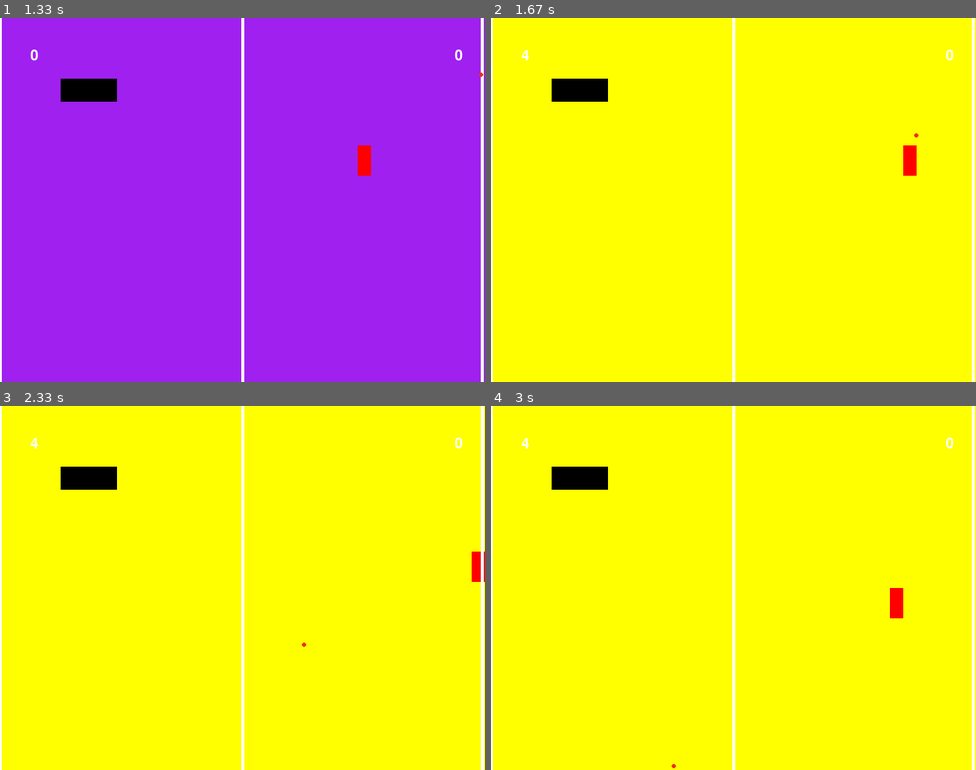
Above: before the commit, frames 1-4 (two rows, left to right).
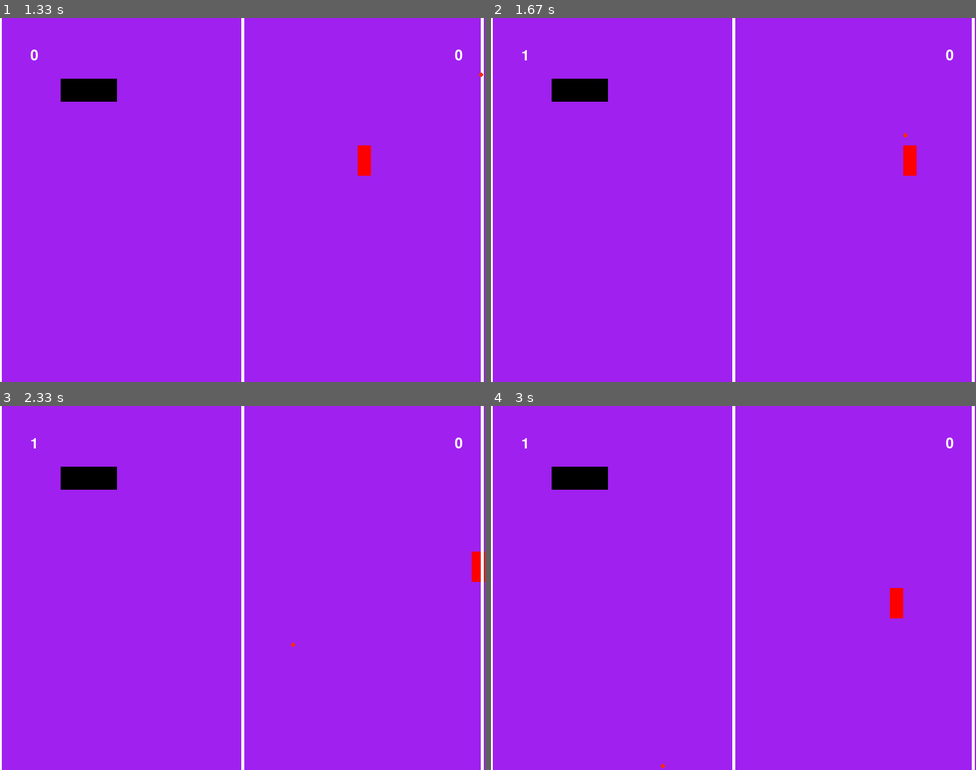
Above: after the commit, the same moments.

Repository: Giorgiod91/PinPongPyGame
Game: pygame game, started from main.py
Two runs of this game, one before a commit and one after it. Both use one fixed random seed, a clock stepped at 60 frames per second and the inputs below.
Inputs:
- Up to frame 1 (1.33 s): hold D 0.33-0.8 s; hold W 0.83-1.13 s; hold D from 1.17 s (still down)
- Up to frame 2 (1.67 s): release D at 1.63 s
- Up to frame 3 (2.33 s): hold D 1.67-2.2 s; hold S from 2.23 s (still down)
- Up to frame 4 (3 s): release S at 2.53 s; hold A 2.57-2.97 s

Frame 1 is identical in both runs. In frame 2, 97% of the frame differs, in the area x 0-100%, y 0-100%; in frame 3, 97%; in frame 4, 97%.

Commit message:
added objects that wil bounce back the ball on hit and added speed boost after specific amount of goals happened then reset the boost

Diff:
--- a/Goals.py
+++ b/Goals.py
@@ -1,18 +1,14 @@
 import pygame
-import random
-from player import Player
-from Objects import Objects
-from balls import Ball
-
 
 class Goals:
     def __init__(self, screen_width, screen_height):
         self.player1Goals = []
         self.player2Goals = []
-        self.goal_One_Position = pygame.Rect(0, 0, 5, screen_height)  # Left side goal area
-        self.goal_Two_Position = pygame.Rect(screen_width - 5, 0, 5, screen_height)  # Right side goal area
+        self.goal_One_Position = pygame.Rect(0, 0, 5, screen_height)
+        self.goal_Two_Position = pygame.Rect(screen_width - 5, 0, 5, screen_height)
         self.goal_scored = False
         self.goal_counter = 0
+        self.speedBoostAvailable = False
 
     def drawGoalLine(self, screen, screen_width, screen_height):
         pygame.draw.line(screen, (255, 255, 255), (400, 0), (400, 600), 5)
@@ -23,28 +19,26 @@
         self.goal_scored = False
         if ball.rect.colliderect(self.goal_One_Position):
             self.player2Goals.append(1)
-
             ball.direction_x *= -1
-
+            ball.rect.x += 10
             self.goal_scored = True
-
+            self.goal_counter += 1
 
         if ball.rect.colliderect(self.goal_Two_Position):
             self.player1Goals.append(1)
+            ball.direction_x *= -1
+            ball.rect.x -= 10
+            self.goal_scored = True
+            self.goal_counter += 1
 
-            ball.direction_x *= -1
-            self.goal_scored = True
-
-
-
+        if self.goal_scored:
+            if self.goal_counter % 3 == 0:
+                self.speedBoostAvailable = True
+                print("Speed Boost Available!")
+            else:
+                self.speedBoostAvailable = False
 
         return self.goal_scored
-
-
-
-
-
-
 
     def draw(self, screen):
         font = pygame.font.Font(None, 36)
--- a/balls.py
+++ b/balls.py
@@ -34,7 +34,7 @@
     def check_collision(self, player):
         pygame.mixer.init()
         if self.rect.colliderect(player.rect):
-            pygame.mixer.music.load('bounce1.Wav')
+
 
 
             # Determine where the ball hit the paddle
--- a/main.py
+++ b/main.py
@@ -1,10 +1,9 @@
 import pygame
-import sys
+import random
 from player import Player
 from Objects import Objects
 from balls import Ball
 from Goals import Goals
-import random
 
 # pygame setup
 pygame.init()
@@ -13,87 +12,71 @@
 pygame.display.set_caption("Ping Pong")
 clock = pygame.time.Clock()
 running = True
-#initialize player, boss, and balls
+
+# Initialize player, objects, and ball
 player = Player(screen_width // 2, screen_height // 2, 22, 50, 5)
 objects = Objects(100, 100, random.randint(1, 100), random.randint(1, 100), 5)
-
-ball = Ball(player.rect.x, player.rect.y,  7, 7, 5)
+ball = Ball(player.rect.x, player.rect.y, 7, 7, 5)
 current_color = "purple"
 
+# Initialize speed boost variables
+speedBoost = False
 pygame.mixer.init()
-
-
 goals = Goals(screen_width, screen_height)
-new_Objects = []
 randomColors = ["green", "blue", "red", "yellow", "orange", "purple", "pink", "brown", "black", "white"]
 
-
 while running:
-    # poll for events
-    # pygame.QUIT event means the user clicked X to close your window
     for event in pygame.event.get():
         if event.type == pygame.QUIT:
             running = False
 
-
-
-
-    # fill the screen with a color to wipe away anything from last frame
     screen.fill(current_color)
 
-
-
-
-    # RENDER YOUR GAME HERE
-     # Handle player movement
+    # Handle player movement and abilities
     player.handle_movement()
-    # Handle player ability
     player.useDef_Cd()
-
-    # Draw the player
     player.draw(screen)
 
-
-
+    # Draw objects and goals
     objects.draw(screen)
     goals.draw(screen)
     goals.drawGoalLine(screen, screen_width, screen_height)
+
+    if goals.speedBoostAvailable:
+        keys = pygame.key.get_pressed()
+        if keys[pygame.K_SPACE]:
+            ball.speed = 10  # Activate the speed boost
+            speedBoost = True
+            goals.speedBoostAvailable = False
+            print("Speed Boost Activated!")
+
+    # Check if a goal was scored
     goal_scored = goals.check_goal(ball, screen_width, screen_height)
-
-
-    if goals.check_goal(ball, screen_width, screen_height):
+    if goal_scored:
         current_color = random.choice(randomColors)
-        if(current_color == "red"):
-         ball.color = (255,255,255)
-         player.color = (255,255,255)
-        elif(current_color == "white"):
-         ball.color = (0,0,255)
-         player.color = (0,0,255)
-
+        if current_color == "red":
+            ball.color = (255, 255, 255)
+            player.color = (255, 255, 255)
+        elif current_color == "white":
+            ball.color = (0, 0, 255)
+            player.color = (0, 0, 255)
 
         print(f"Goal scored! Changing color to {current_color}")
 
+        # Reset ball speed if the boost was activated
+        if speedBoost:
+            ball.speed = 5
+            speedBoost = False
 
-
-
-
-
-    ball.automated_movement(800, 600)
+    # Handle ball movement and collision
+    ball.automated_movement(screen_width, screen_height)
     ball.check_collision(player)
-    #if(collisionHappened):
-     #  pygame.mixer.music.load("bounce.wav")
-
-
-
+    ball.check_collision(objects)
 
 
     ball.draw(screen)
 
-
-
-    # flip() the display to put your work on screen
     pygame.display.flip()
-
     clock.tick(60)  # limits FPS to 60
 
 pygame.quit()
